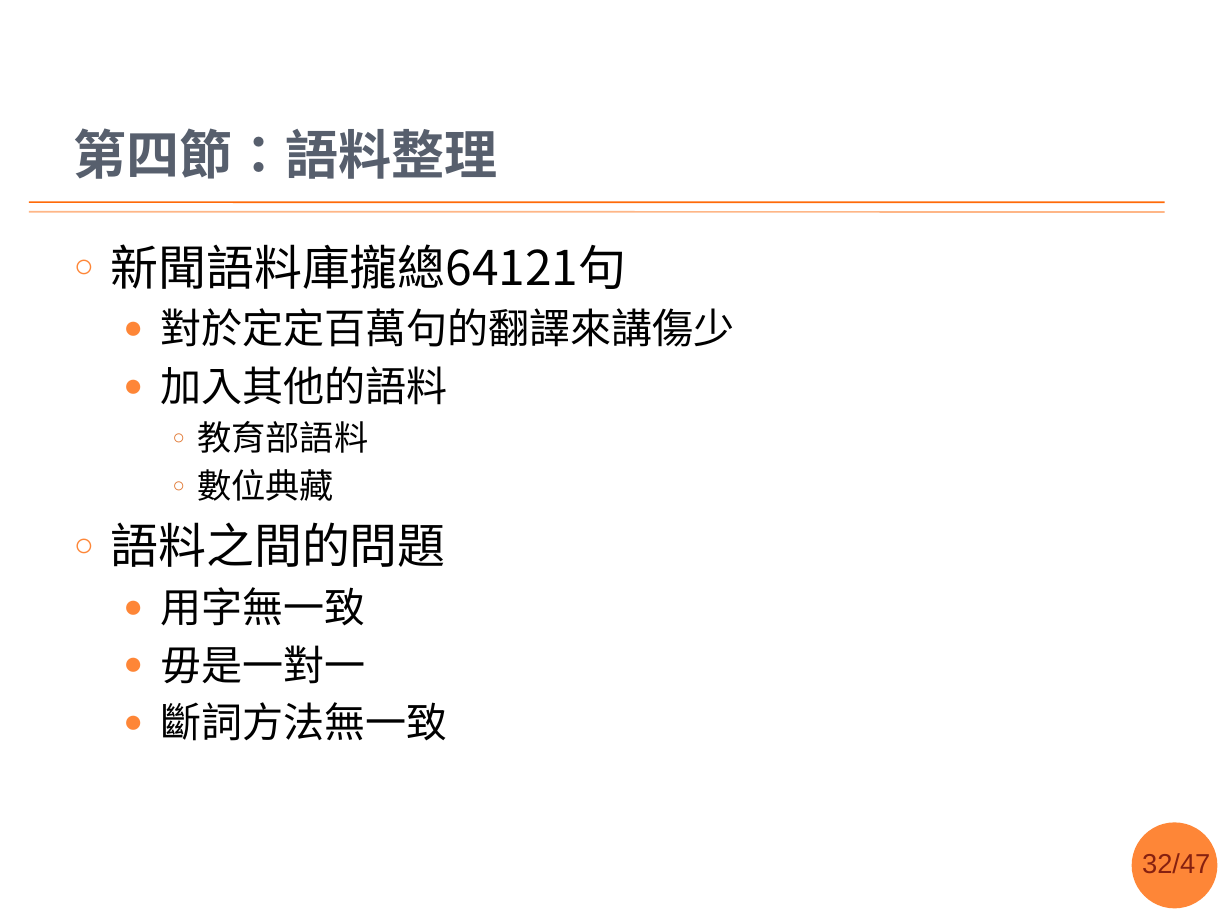
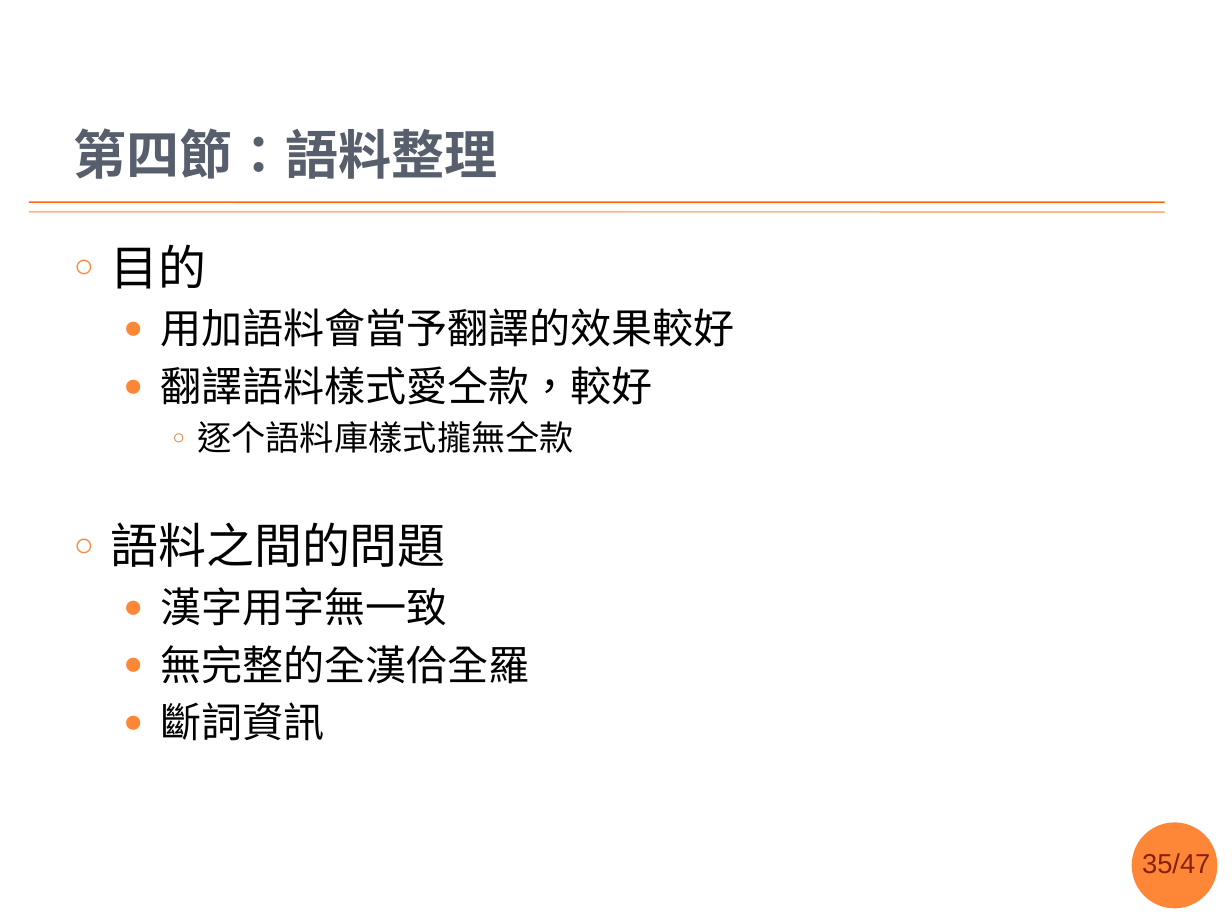
Before and after one commit to sih4sing5hong5/po3-ko3_tau5-iann2-phinn3, a slide deck: slide 35 of 翻譯報告.pptx (slide 32 before the commit). Drawn at 1232x924 pixels with LibreOffice and Linux fonts; fonts in the diff are those of the drawing; background and template pictures are left out. Boxes give left, top, right and bottom in pixels: in the first picture for what was removed or moved away, otherwise in the second. Text is boxed around its words. In the diff, an @@ line names an element or a change of style, - is before the commit and + after.

Commit message:
互相整理的小節好矣 丞宏

```diff
--- a/翻譯報告.pptx
+++ b/翻譯報告.pptx
@@ text at (111,244,735,453): text changed @@
-○ 新聞語料庫攏總64121句
-  ● 對於定定百萬句的翻譯來講傷少
-  ● 加入其他的語料
-    ○ 教育部語料
-    ○ 數位典藏
+○ 目的
+  ● 用加語料會當予翻譯的效果較好
+  ● 翻譯語料樣式愛仝款，較好
+    ○ 逐个語料庫樣式攏無仝款
@@ text at (160,587,530,741): text changed @@
-  ● 用字無一致
-  ● 毋是一對一
-  ● 斷詞方法無一致
+  ● 漢字用字無一致
+  ● 無完整的全漢佮全羅
+  ● 斷詞資訊
@@ page number at (1142,853,1210,873): text changed @@
-32/47
+35/47
```
Also in this commit, not shown: 14 other slides changed, 4 slides added, 3 slides removed.
